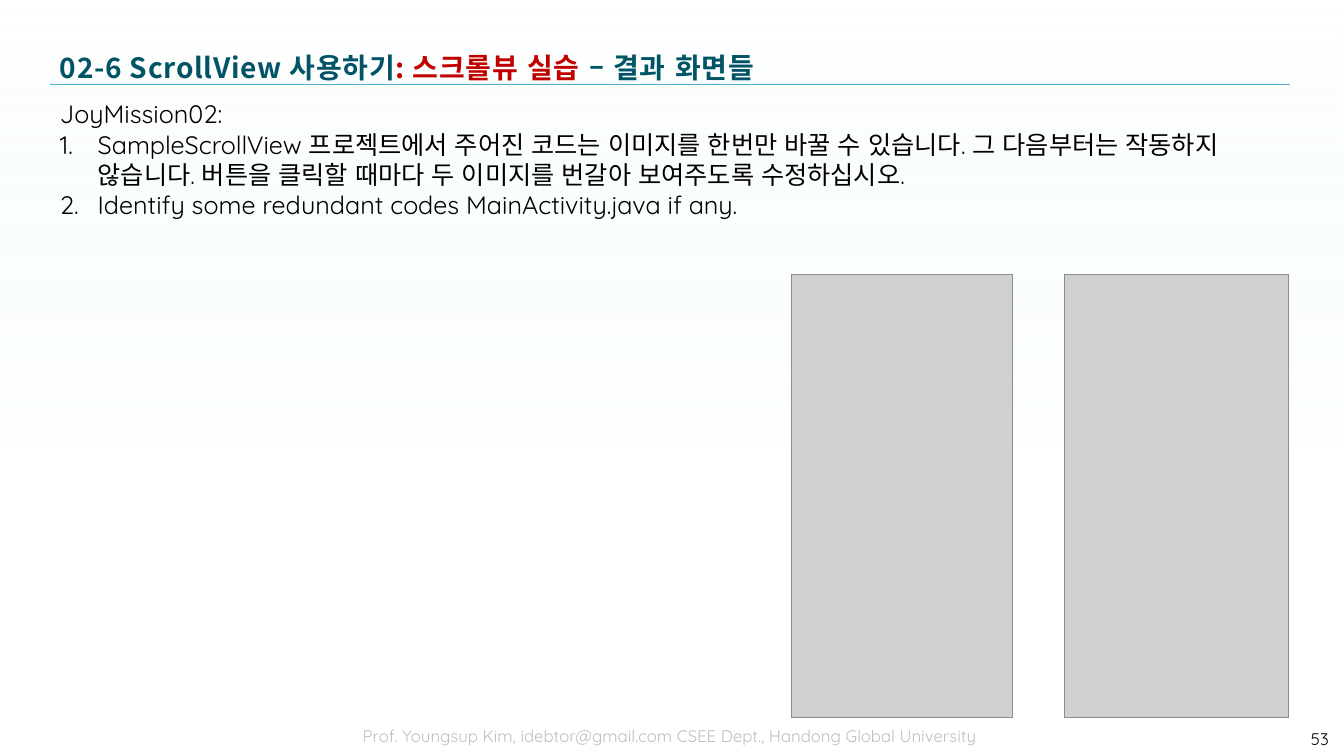
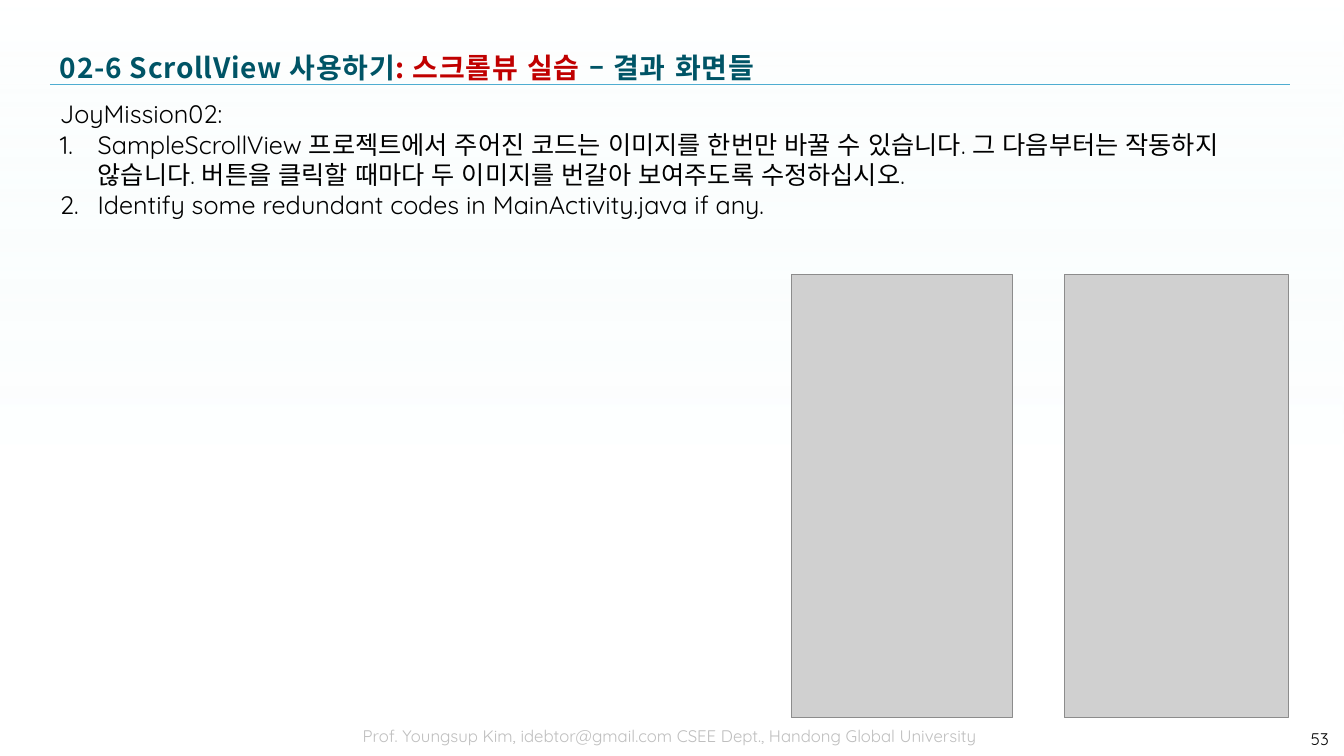
Before and after one commit to tae7841/HuStarAS, a slide deck: slide 53 of ppts/02Layout.pptx. Drawn at 1344x756 pixels with LibreOffice and Linux fonts; fonts in the diff are those of the drawing; grey boxes stand for pictures; background and template pictures are left out. Boxes give left, top, right and bottom in pixels: in the first picture for what was removed or moved away, otherwise in the second. Text is boxed around its words. In the diff, an @@ line names an element or a change of style, - is before the commit and + after.

```diff
--- a/ppts/02Layout.pptx
+++ b/ppts/02Layout.pptx
@@ text at [98,195,764,219]: text changed @@
-2. Identify some redundant codes MainActivity.java if any.
+2. Identify some redundant codes in MainActivity.java if any.
```
Also in this commit, not shown: 6 other slides changed, 3 other files.
